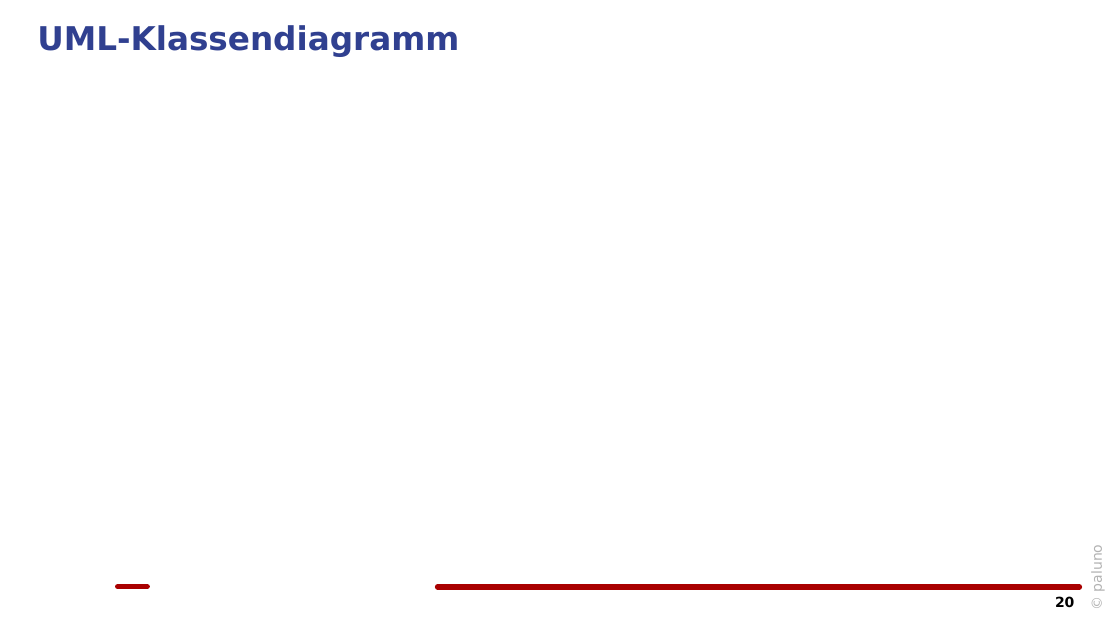
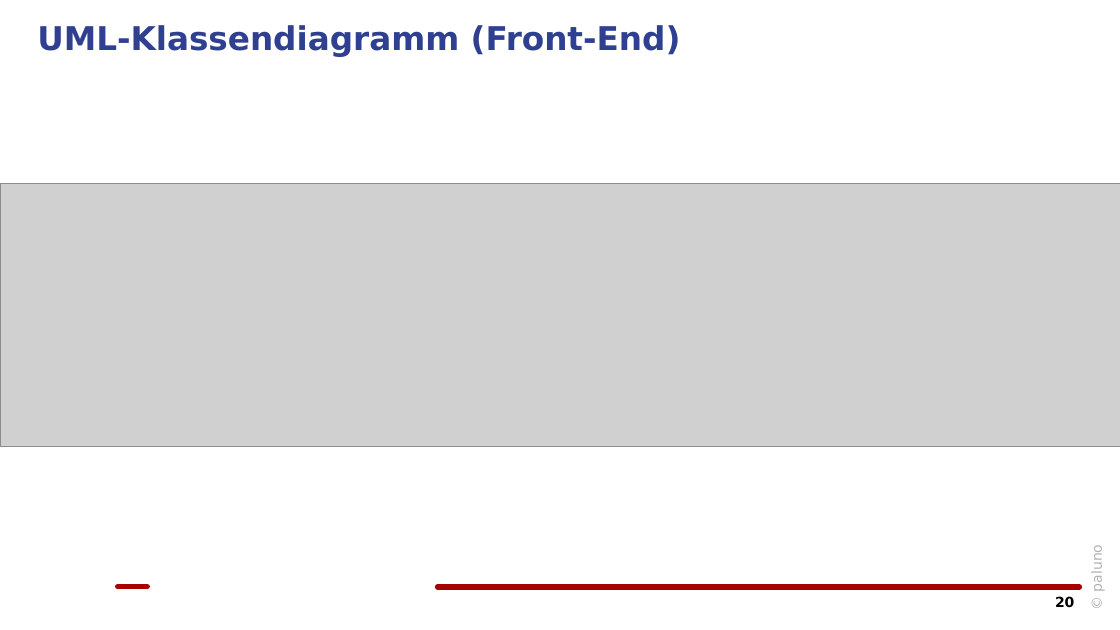
Before and after one commit to maj1n167/sep-ws21, a slide deck: slide 20 of material/artefakte/Gruppe12_Zyklus1.pptx. Drawn at 1120x630 pixels with LibreOffice and Linux fonts; fonts in the diff are those of the drawing; grey boxes stand for pictures; background and template pictures are left out. Boxes give left, top, right and bottom in pixels: in the first picture for what was removed or moved away, otherwise in the second. Text is boxed around its words. In the diff, an @@ line names an element or a change of style, - is before the commit and + after.

```diff
--- a/material/artefakte/Gruppe12_Zyklus1.pptx
+++ b/material/artefakte/Gruppe12_Zyklus1.pptx
@@ title at [37, 25, 681, 57]: text changed @@
-UML-Klassendiagramm
+UML-Klassendiagramm (Front-End)
@@ picture added at [0, 184, 1120, 446] @@
```
Also in this commit, not shown: 4 other slides changed, 1 slide added, 1 other file.
